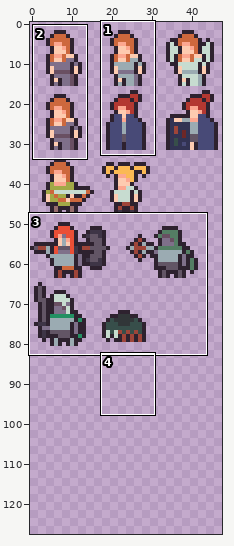
Two versions of one pixel-art file, Assets/Textures/SpriteV1.aseprite. The first picture is a wide view before the edit; the outline marks the close-up.
Close-up. First the earlier version:
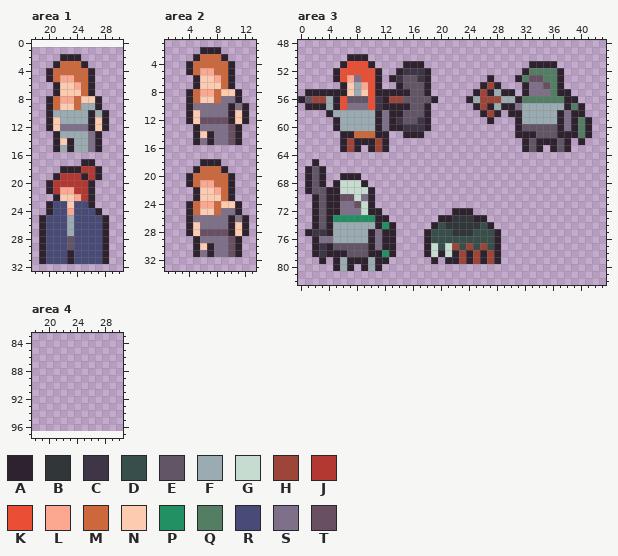
48x96 pixels, 1 frame. Shown: area 1: x 18..30, y 0..32; area 2: x 1..13, y 1..33; area 3: x 0..43, y 48..82; area 4: x 18..30, y 83..97. The old version is drawn lined up with the new one, on the new canvas. The commit also changed other parts of the picture, which this record leaves out.
Palette (. is transparent): A #2e222f  B #313638  C #3e3546  D #374e4a  E #625565  F #9babb2  G #c7dcd0  H #9e4539  J #b33831  K #ea4f36  L #fca790  M #cd683d  N #fdcbb0  P #239063  Q #547e64  R #484a77  S #7f708a  T #694f62
Pixels before, area 1, first column x 19:
 2 ...AAA....
 3 ..AMMMA...
 4 .AMMMMMA..
 5 .AMLLMMA..
 6 ..ANNLMA..
 7 ..ANNNMA..
 8 .AMLLMNNA.
 9 .AMNNMFFA.
10 .AFFFFFAFA
11 .ANFFFFANA
12 .ANSSSSANA
13 ..AFFFFSA.
14 ..ANAFFSA.
15 ..AFAFFSA.
16 ..........
17 ......AA..
18 ...AAAJJA.
19 ..AJJJAJA.
20 .AJJJJJA..
21 .AJLLJJA..
22 ..ANNLJA..
23 .ARRNRRA..
24 .ARRLRRRA.
25 ARRRFRRRRA
26 ARRRFRRRRA
27 ARRRFRRRRA
28 ARRRERRRRA
29 ARRRERRRRA
30 ARRRARRRRA
31 ARRRARRRRA
Pixels before, area 2, first column x 4:
 2 ..AAA....
 3 .AMMMA...
 4 AMMMMMA..
 5 AMLLMMA..
 6 .ANNLMA..
 7 .ANNNMA..
 8 AMLLMNNA.
 9 AMNNMSSA.
10 ASSSSSASA
11 ANSSSSANA
12 ANTTTTANA
13 .ASSSSTA.
14 .ANASSTA.
15 .ASASSTA.
16 .........
17 .........
18 ..AAA....
19 .AMMMA...
20 AMMMMMA..
21 AMLLMMA..
22 .ANNLMA..
23 .ANNNMA..
24 AMLLMNNA.
25 AMNNMSSA.
26 ASSSSSASA
27 ANSSSSANA
28 ANTTTTANA
29 .ASSSSTA.
30 .ANASSTA.
31 .ASASSTA.
Pixels before, area 3, first column x 0:
50 .......AAA................................
51 ......AKKKA....AAA...............AAAA.....
52 .....AKKKKKA..ACCCA.............AQQQQA....
53 .....AKLSKKA.ACEECA........A...AQTTQQA....
54 ......ANFLKA..AEEEA.......AHA...ASSTQA....
55 .AAAAAANFNKAAAAAEEA......AHAFAA.ASSSQAA...
56 AEHHFAKEEEKCAHHEEEEA....AFHHHFFAQQQQQQAA..
57 .AAAFAKSSSKCAAAAEEA......AHAFAASFFFFFFAQA.
58 ....AFFFFFFASAAEEEA.......AHA.AAFFFFFASAA.
59 .....AFFFFFASACEECA........A...AFFFFFASAQA
60 .....AFFFFFASAACCCA............AEEEEEASAQA
61 ......AAMMMAA..AAA.............AAAEEEAAAQA
62 ......AHAAAHA...................AEAAAEA.A.
63 ......AHA.AHA...................AEA.AEA...
64 ..........................................
65 ..A.......................................
66 .AEA......................................
67 .AEA..AAA.................................
68 .AEA.AGGGA................................
69 .AEEAAGGGGA...............................
70 ..AEAATTGSA...............................
71 ..AEAASSTGA...............................
72 ..AEAASSSGAA..........AAA.................
73 ..AEAPPPPPPAA.......AABBBAA...............
74 ..AEAFFFFFFAPA.....ADBBBBBDA..............
75 .ACCAFFFFFASAA....ADDDBBBDDDA.............
76 ..ASSFFFFFASAA....ADDDDDDDDDA.............
77 ..ACAEEEEEASAA....AGDGHDHDHDA.............
78 ..ACAAAEEEAAPA....AGAGAHAHAHA.............
79 ...A.AFAAAFAA......A.AAHAHAHA.............
80 .....AFA.AFA..............................
New version:
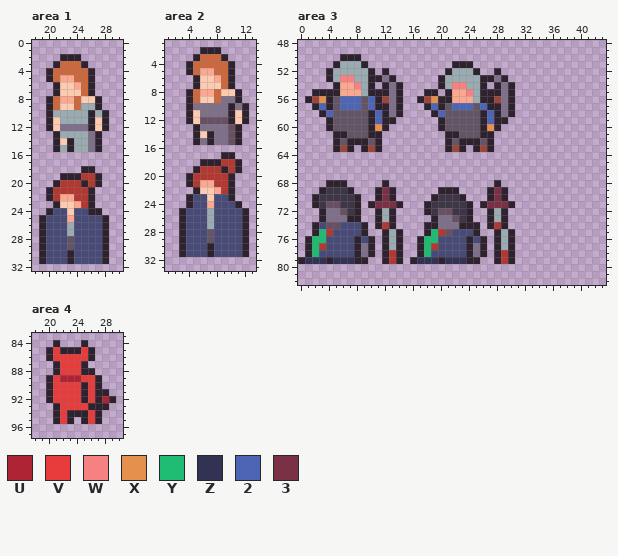
Colours new in this view: U #ae2334  V #e83b3b  W #f68181  X #e6904e  Y #1ebc73  Z #323353  2 #4d65b4  3 #7a3045
Change:
canvas 48x96 -> 48x128, the old top-left corner now at 0,1
Changed rows in their new state; - is an unchanged pixel.
Area 1:
first column x 20:
17 -----..-
18 --...AA.
19 -.AAAJ--
20 .A---AJA
21 --JJ----
22 AJLLJ---
23 .AN-LJ--
24 ---N--A-
25 ---L----
Area 2:
first column x 3:
17 ------AA--
18 ------JJA-
19 ---JJJ-JA-
20 --JJJJJ---
21 --J--JJ---
22 ------J---
23 -ARR-RR---
24 --RR-RRR--
25 ARRRFRRRRA
26 ARRRFRRRR-
27 ARRRFRRRR-
28 ARRRERRRR-
29 ARRRERRRRA
30 ARRR-RRRRA
31 ARRR-RRRRA
Area 3:
first column x 0:
50 ------A--.--------------------------------
51 -----AFFFA.----...----AAA--------....-----
52 ----AFFFFFA.A-.....--AFFFA--A---......----
53 ----AFWWFFA-S-.....-AFFFFFA-SA-.......----
54 -----ALLWFA.AS-....-AFWWFF-.-SA-......----
55 -.----LLLFA--S-...-A-ALLWFA-AS--.......---
56 .A-XAE222-2AHSA..AHXAALLL-AA-SA.........--
57 -.-2AE222E2A-S-...-2AE222E2-AS-..........-
58 ---A2EEEEEA2AS-....A2EEEEE-2-S-..........-
59 ----AEEEEEA2A-.....-AEEEEEA2AA-...........
60 ----AEEEEEAXA......-AEEEEEAXA--...........
61 -----A-EEEA-.--...---AAEEEAA---...........
62 -----AEA--EA.--------AEAAAEA----.......-.-
63 -----AHA.AHA.--------AHA-AHA----...-...---
65 --.---------------------------------------
66 -...--------------------------------------
67 -...--...---------------------------------
68 -...A-A...--A---------------A-------------
69 -..ACCCA...A3A------AAA----A3A------------
70 ---CCCCCA..A3A-----ACCCA---A3A------------
71 ---CTTCCA.-333A---ACCCCCA-A333A-----------
72 --.ASSTCA..-FA----ACTTCC---AFA------------
73 --.ASSSAA..-FA-----ASSTCA..AFA------------
74 ---RTTRRRA.-J-----A-SSSAAA.-JA------------
75 -.AYJRRRRA..-FA----YJTRRRA..-FA-----------
76 -AYYRRRRAR-.-FA--AYYRRRRARA.-FA-----------
77 -AYJRRRRAS-.-FA--AYJRRRRASA.-FA-----------
78 -AYRRRRRAS-.AJA--AYRRRRR-S-.-JA-----------
79 AZZZAZZZ--..-JA-AZZZAZZZ-A..-JA-----------
80 -----...-...------------------------------
Area 4:
first column x 20:
84 -A---A----
85 AVAAAVA---
86 AVVVVVA---
87 -AVVVA----
88 -AVVVAA---
89 AVUUUVVA--
90 AVVVVAVA--
91 AVVVVAVAA-
92 AVVVVAVAUA
93 -AVVVVAAA-
94 -AVAAAVA--
95 -AVA-AVA--
Where, in picture pixels (left, top, right, bottom), the same in both close-ups:
changed: (46, 159, 102, 222)
changed: (179, 152, 249, 257)
changed: (298, 54, 592, 271)
added: (46, 340, 116, 424)
